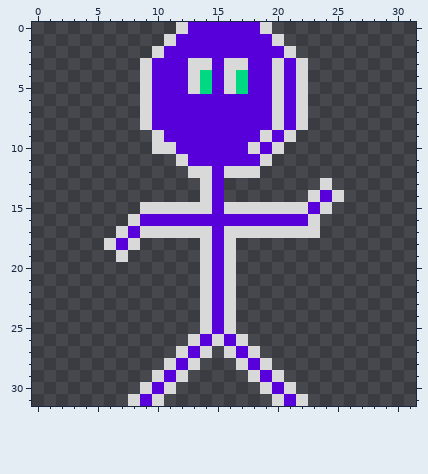
A pixel-art sprite gets an edit: assets/dummy/character.png. The picture above was drawn from the file before the commit.
The file is 32x32 pixels.
Once edited:
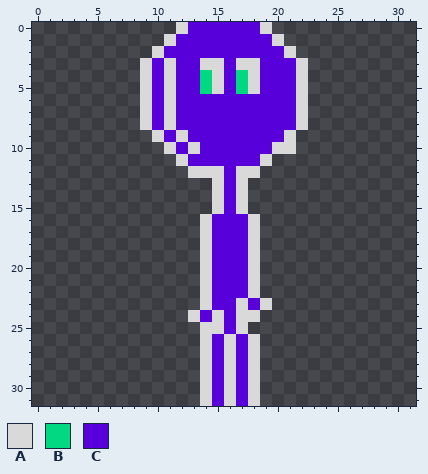
Palette (. is transparent): A #d9d9d9  B #00d981  C #5700d9
The exact change:
y 3..5: x 11 C -> A; x 13 A -> C; x 15..16 CA -> AC; x 18 C -> A; x 20 A -> C
y 6..8: x 11 C -> A; x 20 A -> C
y 9: x 12 C -> A; x 19 A -> C
y 10: x 10 A -> .; x 13 C -> A; x 18 A -> C; x 21 . -> A
y 12: x 15..16 CA -> AC
y 13: x 14..17 AC.. -> .ACA; x 24 A -> .
y 14: x 14..17 AC.. -> .ACA; x 23..25 ACA -> ...
y 15: x 9..16 AAAAAACA -> ......AC; x 18..24 AAAAACA -> .......
y 16: x 8..14 ACCCCCC -> ......A; x 18..23 CCCCCA -> A.....
y 17: x 7..13 ACAAAAA -> .......; x 16..17 AA -> CC; x 19..23 AAAAA -> .....
y 18: x 6..8 ACA -> ...; x 16..18 A.. -> CCA
y 19: x 7 A -> .; x 16..18 A.. -> CCA
y 20..22: x 16..18 A.. -> CCA
y 23: x 16..19 A... -> CACA
y 24: x 13..18 .ACA.. -> ACACAA
y 25: x 15..17 CA. -> ACA
y 26: x 13..18 ACACA. -> .ACACA
y 27: x 12..13 AC -> ..; x 15 . -> C
y 28: x 11..19 ACA...ACA -> ...ACACA.
y 29: x 10..12 ACA -> ...; x 14..17 .... -> ACAC; x 19..20 CA -> ..
y 30: x 9..11 ACA -> ...; x 14..21 .....ACA -> ACACA...
y 31: x 8..10 ACA -> ...; x 14..18 ..... -> ACACA; x 20..22 ACA -> ...
Pixel boxes of the changes (left, top, right, bottom) in both pictures:
changed: (104, 58, 344, 406)
